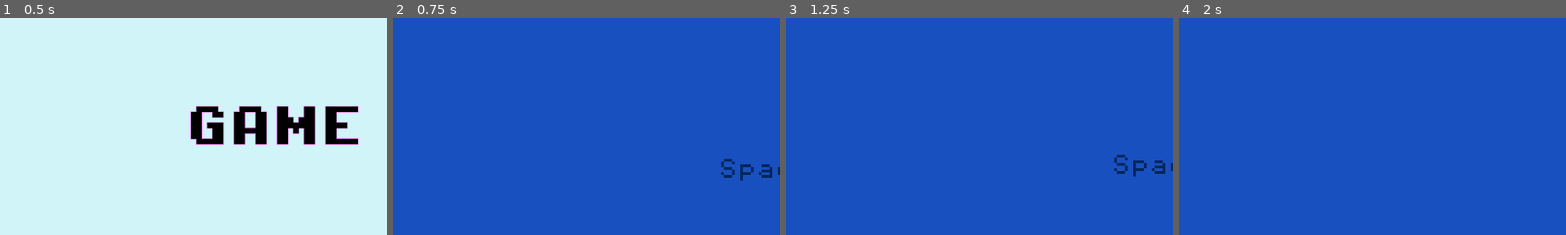
Above: before the commit, frames 1-4 (left to right).
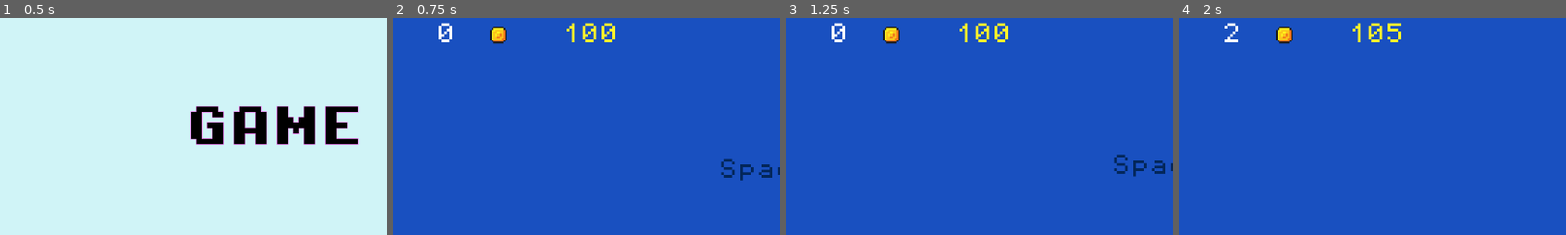
Above: after the commit, the same moments.

Repository: SafakOnol/TinyPlatformer2D
Game: Godot game, scene res://scenes/main_menu.tscn
Same seed, same stepped clock (60 frames per second), same inputs: the game is played once before the commit and once after it.
Inputs:
- Up to frame 1 (0.5 s): no input
- Up to frame 2 (0.75 s): click "PLAY GAME" at 0.5 s
- Up to frame 3 (1.25 s): no input
- Up to frame 4 (2 s): hold Right (move_right) from 1.28 s (still down); tap Space (jump) at 1.52 s
The pictures show only the part of the screen within x 0-50%, y 0-50%; the shares and areas given below are measured in that part.

Frame 1 is identical in both runs. In frame 2, 1.0% of the frame differs, in the area x 11-58%, y 2-13%; in frame 3, 1.0%; in frame 4, 1.0%.

Commit message:
add UI

Diff:
--- a/default_bus_layout.tres
+++ b/default_bus_layout.tres
@@ -5,11 +5,11 @@
 bus/1/solo = false
 bus/1/mute = false
 bus/1/bypass_fx = false
-bus/1/volume_db = -11.9576
+bus/1/volume_db = -11.952
 bus/1/send = &"Master"
 bus/2/name = &"SFX"
 bus/2/solo = false
 bus/2/mute = false
 bus/2/bypass_fx = false
-bus/2/volume_db = 0.0
+bus/2/volume_db = -12.4553
 bus/2/send = &"Master"
--- a/project.godot
+++ b/project.godot
@@ -43,6 +43,12 @@
 , Object(InputEventJoypadMotion,"resource_local_to_scene":false,"resource_name":"","device":-1,"axis":0,"axis_value":1.0,"script":null)
 ]
 }
+quit_game={
+"deadzone": 0.5,
+"events": [Object(InputEventKey,"resource_local_to_scene":false,"resource_name":"","device":-1,"window_id":0,"alt_pressed":false,"shift_pressed":false,"ctrl_pressed":false,"meta_pressed":false,"pressed":false,"keycode":0,"physical_keycode":4194305,"key_label":0,"unicode":0,"echo":false,"script":null)
+, Object(InputEventJoypadButton,"resource_local_to_scene":false,"resource_name":"","device":-1,"button_index":6,"pressure":0.0,"pressed":true,"script":null)
+]
+}
 
 [rendering]
 
--- a/scenes/coin.tscn
+++ b/scenes/coin.tscn
@@ -216,5 +216,6 @@
 
 [node name="PickupSound" type="AudioStreamPlayer" parent="."]
 stream = ExtResource("3_b13uk")
+bus = &"SFX"
 
 [connection signal="body_entered" from="." to="." method="_on_body_entered"]
--- /dev/null
+++ b/scenes/end_screen.tscn
@@ -0,0 +1,9 @@
+[gd_scene format=3 uid="uid://d2ykjtj0s3gov"]
+
+[node name="EndScreen" type="Control"]
+layout_mode = 3
+anchors_preset = 15
+anchor_right = 1.0
+anchor_bottom = 1.0
+grow_horizontal = 2
+grow_vertical = 2
--- a/scenes/game.tscn
+++ b/scenes/game.tscn
@@ -9,6 +9,8 @@
 [ext_resource type="PackedScene" uid="uid://uuv50t0cu1r3" path="res://death_box.tscn" id="5_bdj74"]
 [ext_resource type="PackedScene" uid="uid://cvso24hqptudk" path="res://scenes/slime.tscn" id="6_gvckh"]
 [ext_resource type="FontFile" uid="uid://xb7fvm78ipq0" path="res://assets/fonts/PixelOperator8.ttf" id="8_5pafk"]
+[ext_resource type="Script" path="res://scripts/UIManager.gd" id="10_6d4wo"]
+[ext_resource type="Texture2D" uid="uid://dxgm11kl88lri" path="res://assets/sprites/coin_individual_sprites/tile000.png" id="10_hou2p"]
 
 [sub_resource type="TileSetAtlasSource" id="TileSetAtlasSource_iliqh"]
 texture = ExtResource("2_usgke")
@@ -834,4 +836,38 @@
 theme_override_font_sizes/font_size = 8
 text = "Rise..."
 
+[node name="UIManager" type="CanvasLayer" parent="."]
+unique_name_in_owner = true
+script = ExtResource("10_6d4wo")
+
+[node name="CoinIcon" type="TextureRect" parent="UIManager"]
+offset_left = 137.0
+offset_top = 5.0
+offset_right = 177.0
+offset_bottom = 45.0
+texture = ExtResource("10_hou2p")
+
+[node name="CoinDisplay" type="Label" parent="UIManager"]
+offset_left = 24.0
+offset_top = 8.0
+offset_right = 132.0
+offset_bottom = 40.0
+theme_override_fonts/font = ExtResource("8_5pafk")
+theme_override_font_sizes/font_size = 32
+text = "80 x"
+horizontal_alignment = 1
+vertical_alignment = 1
+
+[node name="ScoreDisplay" type="Label" parent="UIManager"]
+offset_left = 238.0
+offset_top = 8.0
+offset_right = 346.0
+offset_bottom = 40.0
+theme_override_colors/font_color = Color(1, 0.952941, 0.168627, 1)
+theme_override_fonts/font = ExtResource("8_5pafk")
+theme_override_font_sizes/font_size = 32
+text = "100"
+horizontal_alignment = 1
+vertical_alignment = 1
+
 [connection signal="timeout" from="GameManager/Timer" to="GameManager" method="_on_timer_timeout"]
--- /dev/null
+++ b/scripts/UIManager.gd
@@ -0,0 +1,31 @@
+extends CanvasLayer
+
+@onready var game_manager = %GameManager
+@onready var coin_display = $CoinDisplay
+@onready var score_display = $ScoreDisplay
+
+
+# Called when the node enters the scene tree for the first time.
+func _ready():
+	pass # Replace with function body.
+
+
+# Called every frame. 'delta' is the elapsed time since the previous frame.
+func _process(delta):
+	coin_display.text = str(game_manager.coin_collected)
+	score_display.text = str(game_manager.total_score)
+
+
+
+
+###################
+#func _process(delta):
+	#total_score = coin_score + time_score
+	#score_label.text = "Your Score is: " + str(total_score) + ""
+#
+#func add_point():
+	#coin_score += 3
+	#
+#
+#func _on_timer_timeout():
+	#time_score += -1
--- a/scripts/game_manager.gd
+++ b/scripts/game_manager.gd
@@ -1,21 +1,23 @@
 extends Node
 
 var total_score = 0
-var coin_score = 0
+var coin_collected = 0
 var time_score = 100
+
 
 @onready var timer = $Timer
 
 @onready var score_label = $"Score-Label"
 
 
+func _process(delta):
+	total_score = (coin_collected * 3) + time_score
+	#score_label.text = "Your Score is: " + str(total_score) + ""
 
-func _process(delta):
-	total_score = coin_score + time_score
-	score_label.text = "Your Score is: " + str(total_score) + ""
+
 
 func add_point():
-	coin_score += 3
+	coin_collected += 1
 
 
 func _on_timer_timeout():
--- a/scripts/player.gd
+++ b/scripts/player.gd
@@ -23,6 +23,8 @@
 		velocity.y = JUMP_VELOCITY
 	var direction = Input.get_axis("move_left", "move_right")
 
+	if Input.is_action_just_pressed("quit_game"):
+		get_tree().quit()
 	# flip sprite direction
 	if (direction > 0):
 		animated_sprite_2d.flip_h = false
Not shown, changed: assets/music/time_for_adventure.mp3.import
Binary file added: assets/sprites/coin_individual_sprites/tile000.png
Not shown, added: assets/sprites/coin_individual_sprites/tile000.png.import
Binary file added: assets/sprites/coin_individual_sprites/tile001.png
Not shown, added: assets/sprites/coin_individual_sprites/tile001.png.import
Binary file added: assets/sprites/coin_individual_sprites/tile002.png
Not shown, added: assets/sprites/coin_individual_sprites/tile002.png.import
Binary file added: assets/sprites/coin_individual_sprites/tile003.png
Not shown, added: assets/sprites/coin_individual_sprites/tile003.png.import
Binary file added: assets/sprites/coin_individual_sprites/tile004.png
Not shown, added: assets/sprites/coin_individual_sprites/tile004.png.import
Binary file added: assets/sprites/coin_individual_sprites/tile005.png
(and 14 more such lines)
